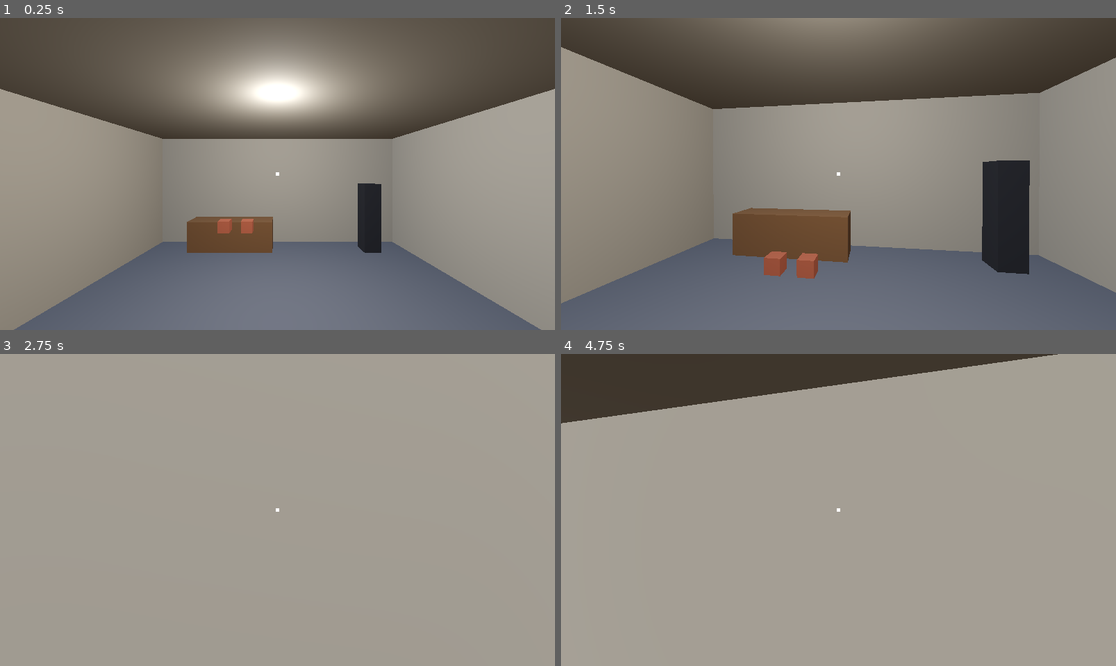
Above: before the commit, frames 1-4 (two rows, left to right).
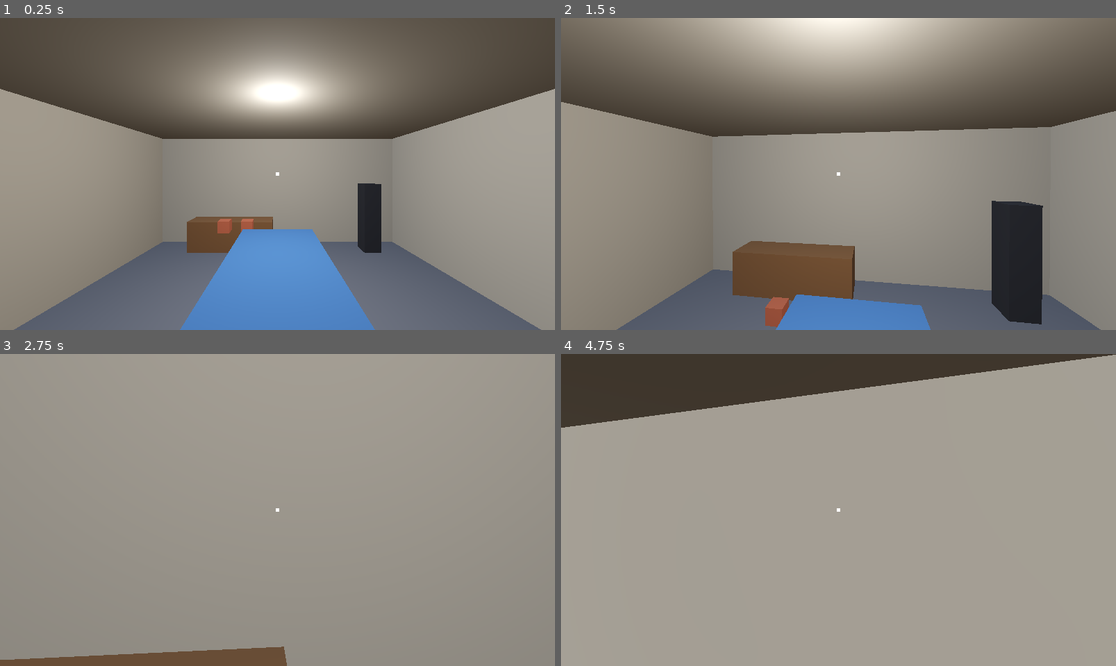
Above: after the commit, the same moments.

Repository: patrisck/mistline
Game: Godot game, scene res://scenes/Main.tscn
Two runs of this game, one before a commit and one after it. Both use one fixed random seed, a clock stepped at 60 frames per second and the inputs below.
Inputs (mouse positions are in pixels of both pictures, inside the frame that each line leads up to):
- Up to frame 1 (0.25 s): no input
- Up to frame 2 (1.5 s): move the mouse to (866, 174) at 0.52 s; hold W (move_forward) from 0.53 s (still down); tap Space (jump) at 0.6, 0.77, 1.07 s; move the mouse to (810, 174) at 1.27 s; click (810, 174) at 1.35 s
- Up to frame 3 (2.75 s): keep holding W (move_forward); tap Space (jump) at 1.52, 1.55, 1.82, 2.3 s; move the mouse to (288, 503) at 2.02 s; hold Shift (sprint) from 2.03 s (still down)
- Up to frame 4 (4.75 s): keep holding W (move_forward); move the mouse to (832, 516) at 2.77 s; release Shift (sprint) at 2.78 s; tap Space (jump) at 2.85, 3.02, 3.32, 3.77, 3.8, 4.07, 4.52, 4.55 s; move the mouse to (877, 513) at 3.52 s; click (877, 513) at 3.6 s; move the mouse to (794, 506) at 4.27 s; tap Shift (sprint) at 4.35 s

The runs differ from the first frame. In frame 1, 7.7% of the frame differs, in the area x 32-68%, y 67-100%; in frame 2, 54%, in the area x 0-100%, y 0-100%; in frame 3, 2.1%; in frame 4, 1.9%.

Commit message:
feat: raycast vehicle with enter/exit, suspension and drive (blockout)

Diff:
--- a/project.godot
+++ b/project.godot
@@ -52,6 +52,11 @@
 "events": [Object(InputEventMouseButton,"resource_local_to_scene":false,"resource_name":"","device":-1,"window_id":0,"a …(253 unchanged characters)…
 ]
 }
+exit_vehicle={
+"deadzone": 0.5,
+"events": [Object(InputEventKey,"resource_local_to_scene":false,"resource_name":"","device":-1,"window_id":0,"alt_pressed":false,"shift_pressed":false,"ctrl_pressed":false,"meta_pressed":false,"pressed":false,"keycode":0,"physical_keycode":70,"key_label":0,"unicode":0,"location":0,"echo":false,"script":null)
+]
+}
 
 [physics]
 
--- a/scenes/Main.tscn
+++ b/scenes/Main.tscn
@@ -1,9 +1,10 @@
-[gd_scene load_steps=11 format=3 uid="uid://dmistlinemain0"]
+[gd_scene load_steps=12 format=3 uid="uid://dmistlinemain0"]
 
 [ext_resource type="PackedScene" path="res://scenes/Player.tscn" id="1_player"]
 [ext_resource type="PackedScene" path="res://scenes/InteractableLamp.tscn" id="2_lamp"]
 [ext_resource type="PackedScene" path="res://scenes/PickableBox.tscn" id="3_pickable"]
 [ext_resource type="PackedScene" path="res://scenes/Garage.tscn" id="4_garage"]
+[ext_resource type="PackedScene" path="res://scenes/Vehicle.tscn" id="5_vehicle"]
 
 [sub_resource type="ProceduralSkyMaterial" id="ProceduralSkyMaterial_main"]
 
@@ -43,6 +44,9 @@
 
 [node name="Garage" parent="." instance=ExtResource("4_garage")]
 
+[node name="Vehicle" parent="." instance=ExtResource("5_vehicle")]
+transform = Transform3D(-1, 0, 0, 0, 1, 0, 0, 0, -1, 0, 1.1, 0)
+
 [node name="Player" parent="." instance=ExtResource("1_player")]
 transform = Transform3D(1, 0, 0, 0, 1, 0, 0, 0, 1, 0, 1, 3)
 
--- /dev/null
+++ b/scenes/Vehicle.tscn
@@ -0,0 +1,46 @@
+[gd_scene load_steps=5 format=3]
+
+[ext_resource type="Script" path="res://scripts/vehicle.gd" id="1_vehicle"]
+
+[sub_resource type="BoxShape3D" id="shape_body"]
+size = Vector3(1.6, 0.4, 3.4)
+
+[sub_resource type="BoxMesh" id="mesh_body"]
+size = Vector3(1.6, 0.4, 3.4)
+
+[sub_resource type="StandardMaterial3D" id="mat_body"]
+albedo_color = Color(0.2, 0.35, 0.55, 1)
+
+[node name="Vehicle" type="RigidBody3D"]
+mass = 600.0
+can_sleep = false
+script = ExtResource("1_vehicle")
+
+[node name="BodyMesh" type="MeshInstance3D" parent="."]
+mesh = SubResource("mesh_body")
+material_override = SubResource("mat_body")
+
+[node name="CollisionShape3D" type="CollisionShape3D" parent="."]
+shape = SubResource("shape_body")
+
+[node name="WheelFL" type="RayCast3D" parent="."]
+transform = Transform3D(1, 0, 0, 0, 1, 0, 0, 0, 1, -0.8, -0.2, -1.3)
+target_position = Vector3(0, -0.6, 0)
+
+[node name="WheelFR" type="RayCast3D" parent="."]
+transform = Transform3D(1, 0, 0, 0, 1, 0, 0, 0, 1, 0.8, -0.2, -1.3)
+target_position = Vector3(0, -0.6, 0)
+
+[node name="WheelRL" type="RayCast3D" parent="."]
+transform = Transform3D(1, 0, 0, 0, 1, 0, 0, 0, 1, -0.8, -0.2, 1.3)
+target_position = Vector3(0, -0.6, 0)
+
+[node name="WheelRR" type="RayCast3D" parent="."]
+transform = Transform3D(1, 0, 0, 0, 1, 0, 0, 0, 1, 0.8, -0.2, 1.3)
+target_position = Vector3(0, -0.6, 0)
+
+[node name="InteriorCamera" type="Camera3D" parent="."]
+transform = Transform3D(1, 0, 0, 0, 1, 0, 0, 0, 1, -0.4, 0.6, -0.3)
+
+[node name="ExitPoint" type="Node3D" parent="."]
+transform = Transform3D(1, 0, 0, 0, 1, 0, 0, 0, 1, -1.3, 0, 0)
--- a/scripts/player_controller.gd
+++ b/scripts/player_controller.gd
@@ -35,6 +35,16 @@
 func _ready() -> void:
 	_camera_base_position = camera.position
 	Input.mouse_mode = Input.MOUSE_MODE_CAPTURED
+
+
+## Liga/desliga o jogador (usado ao entrar/sair de veiculos).
+func set_active(active: bool) -> void:
+	$CollisionShape3D.disabled = not active
+	$HUD.visible = active
+	process_mode = Node.PROCESS_MODE_INHERIT if active else Node.PROCESS_MODE_DISABLED
+	if active:
+		camera.current = true
+		Input.mouse_mode = Input.MOUSE_MODE_CAPTURED
 
 
 func _unhandled_input(event: InputEvent) -> void:
--- a/scripts/player_interactor.gd
+++ b/scripts/player_interactor.gd
@@ -41,6 +41,9 @@
 	var pickable := _target as Pickable
 	if pickable and pickable.can_pick():
 		return pickable.prompt
+	var vehicle := _target as Vehicle
+	if vehicle:
+		return "Entrar"
 	return ""
 
 
@@ -55,6 +58,10 @@
 	var pickable := _target as Pickable
 	if pickable and pickable.can_pick() and carry:
 		carry.pick_up(pickable)
+		return
+	var vehicle := _target as Vehicle
+	if vehicle:
+		vehicle.enter(player)
 
 
 func _find_player() -> CharacterBody3D:
--- /dev/null
+++ b/scripts/vehicle.gd
@@ -0,0 +1,148 @@
+class_name Vehicle
+extends RigidBody3D
+
+## Carro arcade baseado em raycast: suspensao (mola+amortecedor), tracao,
+## esterco e grip lateral. Faz o proprio raycast, entao funciona com Jolt.
+## Entrar/sair sao chamados pelo PlayerInteractor.
+## Aceleracoes saem direto em m/s^2 pois (forca_por_roda * n_rodas / massa) == coeficiente.
+
+@export_group("Suspensao")
+@export var suspension_rest := 0.3
+@export var wheel_radius := 0.3
+@export var spring_strength := 30.0
+@export var spring_damping := 3.0
+
+@export_group("Tracao")
+@export var engine_force := 12.0
+@export var throttle_response := 2.5
+@export var max_speed := 22.0
+@export var reverse_speed := 8.0
+@export var rolling_resistance := 0.05
+
+@export_group("Direcao")
+@export var max_steer_deg := 32.0
+@export var steer_speed := 5.0
+@export var tire_grip := 9.0
+
+@export_group("Freio")
+@export var brake_strength := 2.0
+
+@export_group("Acoes")
+@export var throttle_action := "move_forward"
+@export var reverse_action := "move_back"
+@export var steer_left_action := "move_left"
+@export var steer_right_action := "move_right"
+@export var handbrake_action := "jump"
+@export var exit_action := "exit_vehicle"
+
+var controlled := false
+
+var _driver: Node
+var _steer := 0.0
+var _throttle := 0.0
+
+@onready var _wheels: Array = [$WheelFL, $WheelFR, $WheelRL, $WheelRR]
+@onready var _camera: Camera3D = $InteriorCamera
+@onready var _exit_point: Node3D = $ExitPoint
+
+
+func _ready() -> void:
+	for w in _wheels:
+		w.add_exception(self)
+		w.target_position = Vector3(0, -(suspension_rest + wheel_radius), 0)
+
+
+func enter(driver: Node) -> void:
+	if _driver:
+		return
+	_driver = driver
+	if driver.has_method("set_active"):
+		driver.set_active(false)
+	_camera.current = true
+	controlled = true
+
+
+func exit() -> void:
+	if _driver == null:
+		return
+	controlled = false
+	_steer = 0.0
+	var d := _driver
+	_driver = null
+	if d is Node3D:
+		(d as Node3D).global_position = _exit_point.global_position
+	if d is CharacterBody3D:
+		(d as CharacterBody3D).velocity = Vector3.ZERO
+	if d.has_method("set_active"):
+		d.set_active(true)
+
+
+func _physics_process(delta: float) -> void:
+	if controlled and Input.is_action_just_pressed(exit_action):
+		exit()
+		return
+
+	_update_steering(delta)
+	_update_throttle(delta)
+
+	var up := global_transform.basis.y
+	for i in _wheels.size():
+		var wheel = _wheels[i]
+		if not wheel.is_colliding():
+			continue
+		_apply_suspension(wheel, up)
+		_apply_tire(wheel, i < 2)
+
+
+func _update_steering(delta: float) -> void:
+	var steer_input := 0.0
+	if controlled:
+		steer_input = Input.get_action_strength(steer_left_action) - Input.get_action_strength(steer_right_action)
+	_steer = move_toward(_steer, deg_to_rad(max_steer_deg) * steer_input, steer_speed * delta)
+
+
+func _update_throttle(delta: float) -> void:
+	var raw := 0.0
+	if controlled:
+		raw = Input.get_action_strength(throttle_action)
+	_throttle = move_toward(_throttle, raw, throttle_response * delta)
+
+
+func _apply_suspension(wheel: RayCast3D, up: Vector3) -> void:
+	var rel := wheel.global_position - global_position
+	var ray_len := suspension_rest + wheel_radius
+	var dist := wheel.global_position.distance_to(wheel.get_collision_point())
+	var offset := ray_len - dist
+	var point_vel := linear_velocity + angular_velocity.cross(rel)
+	var force_mag := (offset * spring_strength - point_vel.dot(up) * spring_damping) * mass
+	apply_force(up * force_mag, rel)
+
+
+func _apply_tire(wheel: RayCast3D, is_front: bool) -> void:
+	var rel := wheel.global_position - global_position
+	var basis := global_transform.basis
+	var forward := -basis.z
+	var right := basis.x
+	if is_front:
+		forward = forward.rotated(basis.y, _steer)
+		right = right.rotated(basis.y, _steer)
+
+	var point_vel := linear_velocity + angular_velocity.cross(rel)
+	var per_wheel := mass / _wheels.size()
+
+	# Grip lateral: cancela o deslizamento de lado da roda.
+	apply_force(right * (-point_vel.dot(right) * tire_grip * per_wheel), rel)
+
+	# Longitudinal: tracao, re, freio de mao e resistencia ao rolamento.
+	var forward_speed := linear_velocity.dot(forward)
+	var long := -forward_speed * rolling_resistance
+	if controlled:
+		var throttle := _throttle
+		var reverse := Input.get_action_strength(reverse_action)
+		if throttle > 0.0 and forward_speed < max_speed:
+			long += throttle * engine_force
+		if reverse > 0.0 and forward_speed > -reverse_speed:
+			long -= reverse * engine_force
+		if Input.is_action_pressed(handbrake_action):
+			long += -forward_speed * brake_strength
+	apply_force(forward * (long * per_wheel), rel)
Not shown, added: scripts/vehicle.gd.uid
